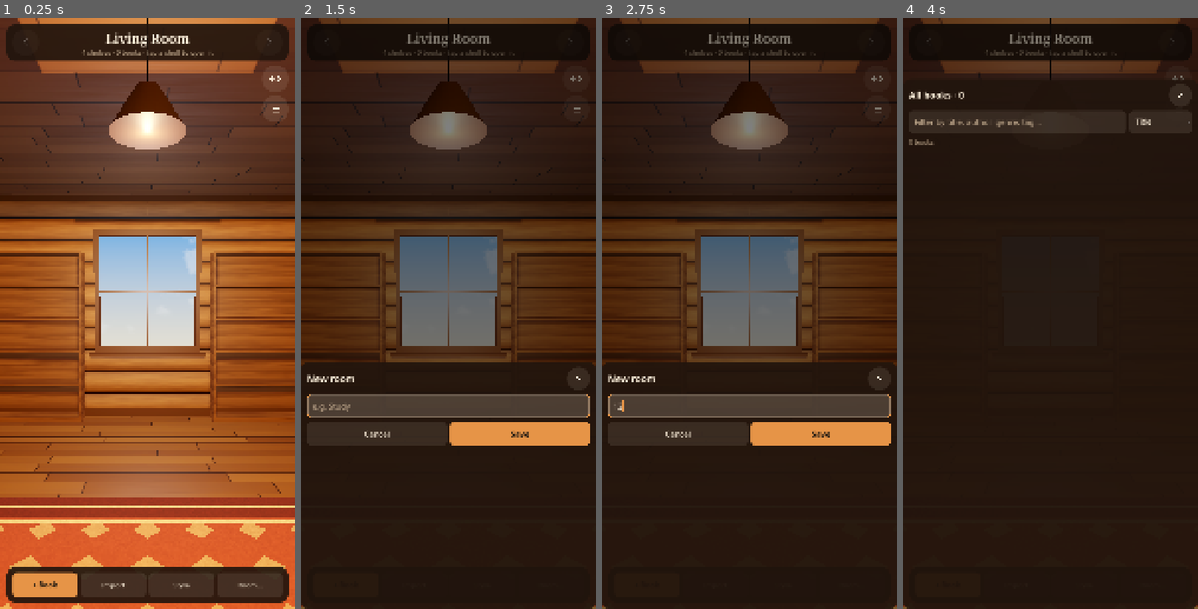
Above: before the commit, frames 1-4 (left to right).
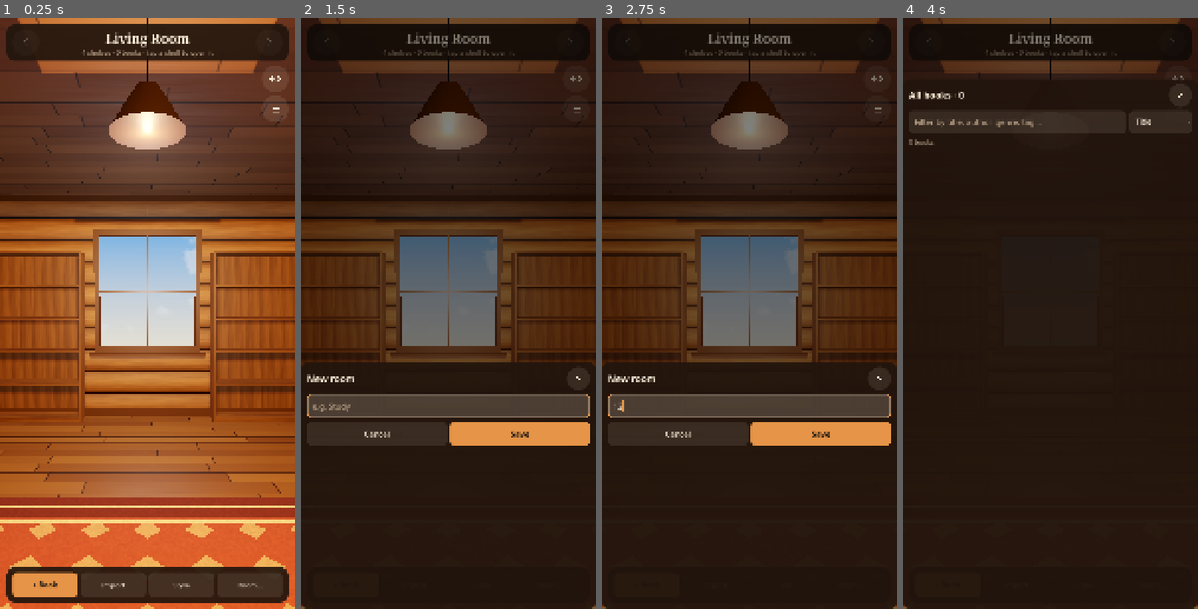
Above: after the commit, the same moments.

Repository: TheGoobsy/shelfcontrol
Game: Godot game, scene res://scenes/main.tscn
The game is run twice, just before and just after one commit, with the same random seed, the same clock (stepped at 60 frames per second) and the same inputs.
Inputs (mouse positions are in pixels of both pictures, inside the frame that each line leads up to):
- Up to frame 1 (0.25 s): no input
- Up to frame 2 (1.5 s): click (448, 41) at 0.52 s; click "+ New room" at 1.25 s
- Up to frame 3 (2.75 s): click (749, 408) at 2.02 s; type "12" at 2.1 s
- Up to frame 4 (4 s): click (1177, 77) at 2.77 s; click (1177, 106) at 3.52 s

The runs differ from the first frame. In frame 1, 0.4% of the frame differs, in the area x 0-100%, y 40-68%; in frame 2, less than 0.1%; in frame 3, less than 0.1%; in frame 4, less than 0.1%.

Commit message:
Centre nav icons as SVGs; wood grain follows each board's long axis
Co-Authored-By: Claude Fable 5.1 <noreply@anthropic.com>

Diff:
--- a/scripts/shelf3d.gd
+++ b/scripts/shelf3d.gd
@@ -48,6 +48,7 @@
 	mi.mesh = bm
 	mi.position = pos
 	mi.material_override = mat
+	mi.set_instance_shader_parameter("box_size", size)
 	case_root.add_child(mi)
 	return mi
 
--- a/shaders/wood.gdshader
+++ b/shaders/wood.gdshader
@@ -1,24 +1,48 @@
 shader_type spatial;
 #include "res://shaders/noise.gdshaderinc"
 
+// Solid-wood board shader. The grain runs along the board's longest axis, whichever way the
+// box is oriented: each MeshInstance3D passes its BoxMesh size via the "box_size" instance uniform.
 uniform vec3 color_a : source_color = vec3(0.50, 0.32, 0.16);
 uniform vec3 color_b : source_color = vec3(0.36, 0.21, 0.10);
 uniform float grain_scale = 1.0;
 uniform float roughness_val : hint_range(0.0, 1.0) = 0.55;
+instance uniform vec3 box_size = vec3(1.0, 1.0, 1.0);
 
-varying vec3 wpos;
-varying vec3 wnrm;
+varying vec3 lpos;
+varying vec3 lnrm;
+varying vec3 seed_pos;
 
 void vertex() {
-	wpos = (MODEL_MATRIX * vec4(VERTEX, 1.0)).xyz;
-	wnrm = normalize(MODEL_NORMAL_MATRIX * NORMAL);
+	lpos = VERTEX;
+	lnrm = NORMAL;
+	seed_pos = MODEL_MATRIX[3].xyz;
 }
 
 void fragment() {
-	vec2 uv = world_uv(wpos, wnrm) * grain_scale;
-	float g = fbm(vec2(uv.x * 1.5, uv.y * 22.0));
-	float rings = sin(uv.y * 38.0 + g * 7.0) * 0.5 + 0.5;
-	vec3 base = mix(color_a, color_b, rings * 0.45 + g * 0.55);
+	vec3 an = abs(lnrm);
+	// axes lying in this face's plane
+	vec3 u_axis;
+	vec3 v_axis;
+	float u_len;
+	float v_len;
+	if (an.y > an.x && an.y > an.z) {
+		u_axis = vec3(1.0, 0.0, 0.0); v_axis = vec3(0.0, 0.0, 1.0); u_len = box_size.x; v_len = box_size.z;
+	} else if (an.x > an.z) {
+		u_axis = vec3(0.0, 1.0, 0.0); v_axis = vec3(0.0, 0.0, 1.0); u_len = box_size.y; v_len = box_size.z;
+	} else {
+		u_axis = vec3(1.0, 0.0, 0.0); v_axis = vec3(0.0, 1.0, 0.0); u_len = box_size.x; v_len = box_size.y;
+	}
+	// grain runs along the longer of the two
+	if (v_len > u_len) {
+		vec3 t = u_axis; u_axis = v_axis; v_axis = t;
+	}
+	float seed = hash21(seed_pos.xz * 7.3 + seed_pos.yy * 3.1) * 40.0;
+	vec2 uv = vec2(dot(lpos, u_axis), dot(lpos, v_axis)) * grain_scale + vec2(seed, seed * 0.37);
+	float g = fbm(vec2(uv.x * 1.6, uv.y * 24.0));
+	float rings = sin(uv.y * 42.0 + g * 6.0 + uv.x * 0.8) * 0.5 + 0.5;
+	float streak = fbm(vec2(uv.x * 6.0, uv.y * 90.0)) * 0.25;
+	vec3 base = mix(color_a, color_b, rings * 0.42 + g * 0.45 + streak);
 	ALBEDO = base;
 	ROUGHNESS = roughness_val;
 }
